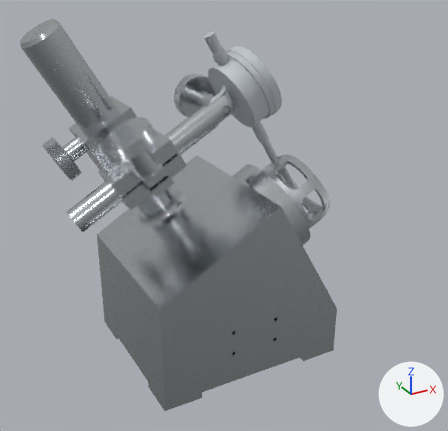
The glTF model BJ_CAGE/ID_Based/ID_Based.glb as it was, and as the next commit left it.
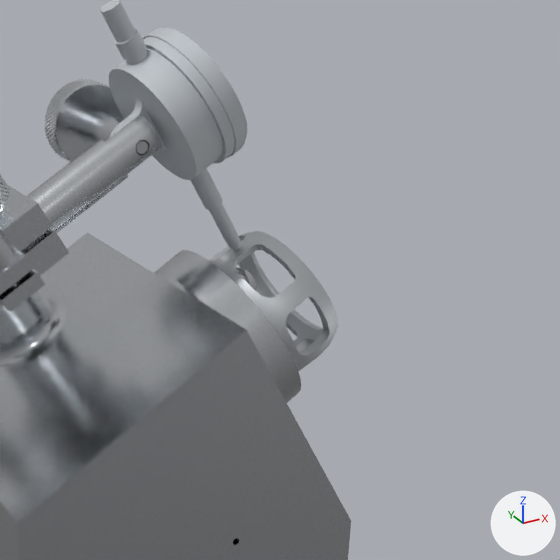
Each version is shown whole from a 50 mm camera at (-0.178, -0.412, 0.305) aimed at (0.042, -0.013, 0.105), then close up on the part from 34% to 100% of the width and 7% to 76% of the height. Arrows for +X, +Y and +Z are at lower right; the lights stay in place. The older version's two pictures come first.

The first close-up shows 'ID_Based.003', 'ID_Based.005', 'ID_Based.006', 'ID_Based.007', 'ID_Based.008', 'ID_Based.009', 'ID_Based.010', 'ID_Based.013' and 3 more.
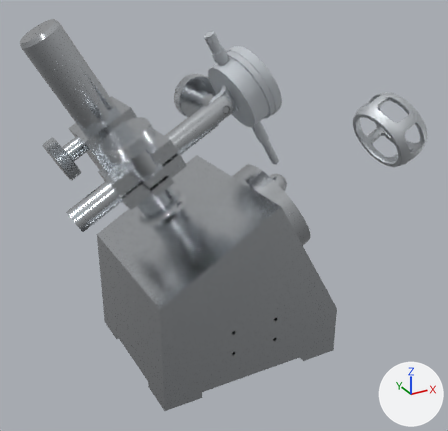
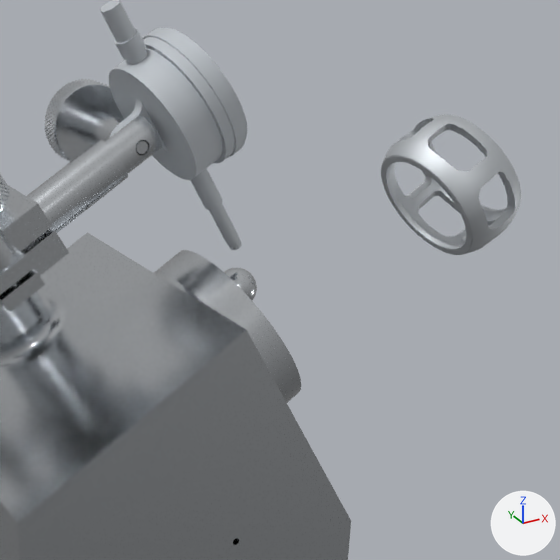
The change, as a diff of the scene's bpy script:
```diff
--- a/BJ_CAGE/ID_Based/ID_Based.glb.py
+++ b/BJ_CAGE/ID_Based/ID_Based.glb.py
@@ ob_id_based_006 @@
 ob_id_based_006 = bpy.data.objects.new('ID_Based.006', me_id_based_032)
-ob_id_based_006.location = (0.0, 0.0, 0.0)
+ob_id_based_006.location = (0.1, 0.0, 0.04)
```

Changed parts and their boxes [x1, y1, x2, y2] in the close-ups (560 x 560 px):
'ID_Based.006', moved: before [209, 231, 338, 372]; after [381, 115, 521, 255]
'Action 1', unchanged, uncovered by the edit: after [0, 0, 248, 312]
'ID_Based.005', unchanged, covered by the edit: before [100, 0, 248, 210]
'ID_Based.013', unchanged, covered by the edit: before [27, 115, 162, 233]
'ID_Based.008', unchanged, covered by the edit: before [0, 185, 69, 312]
